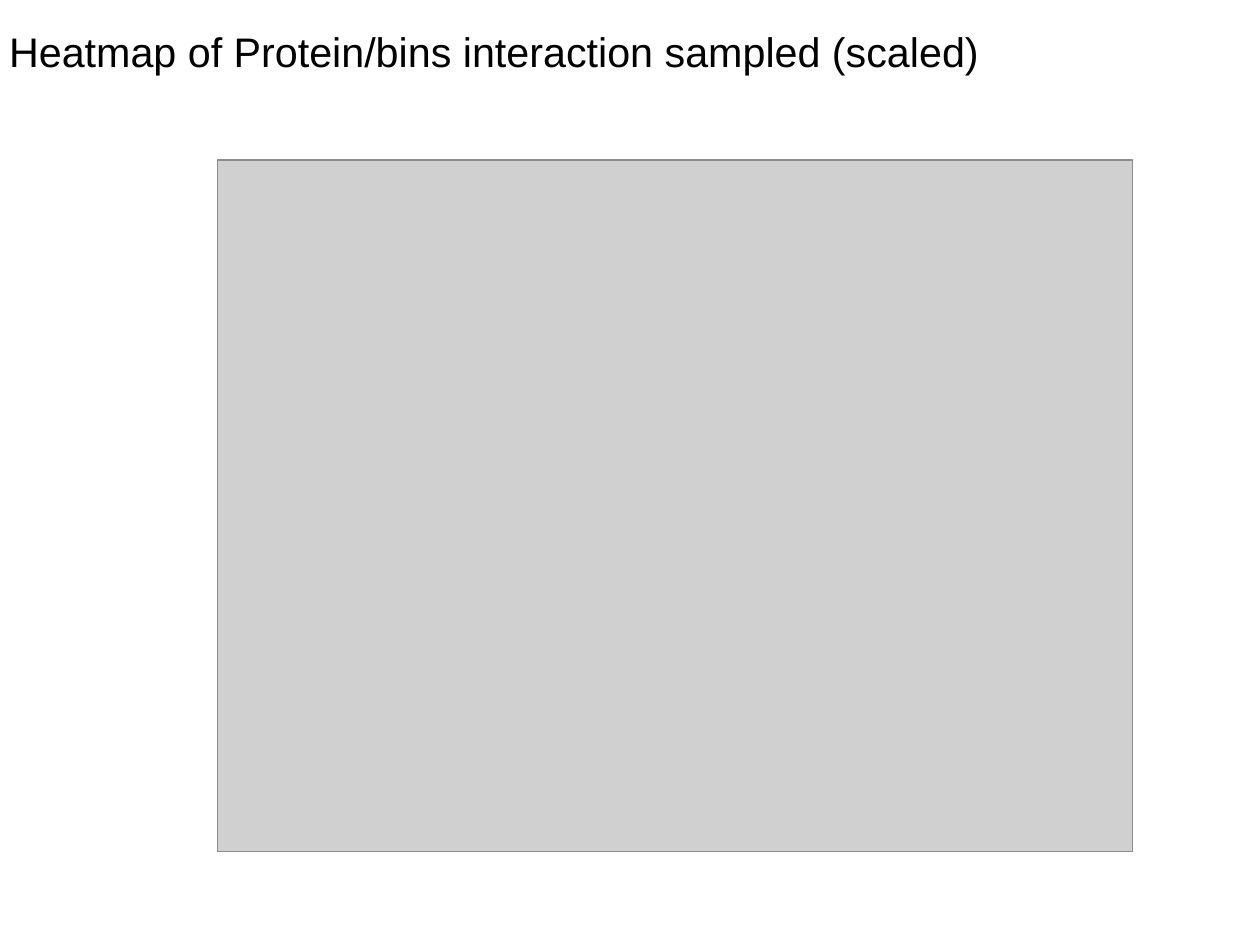
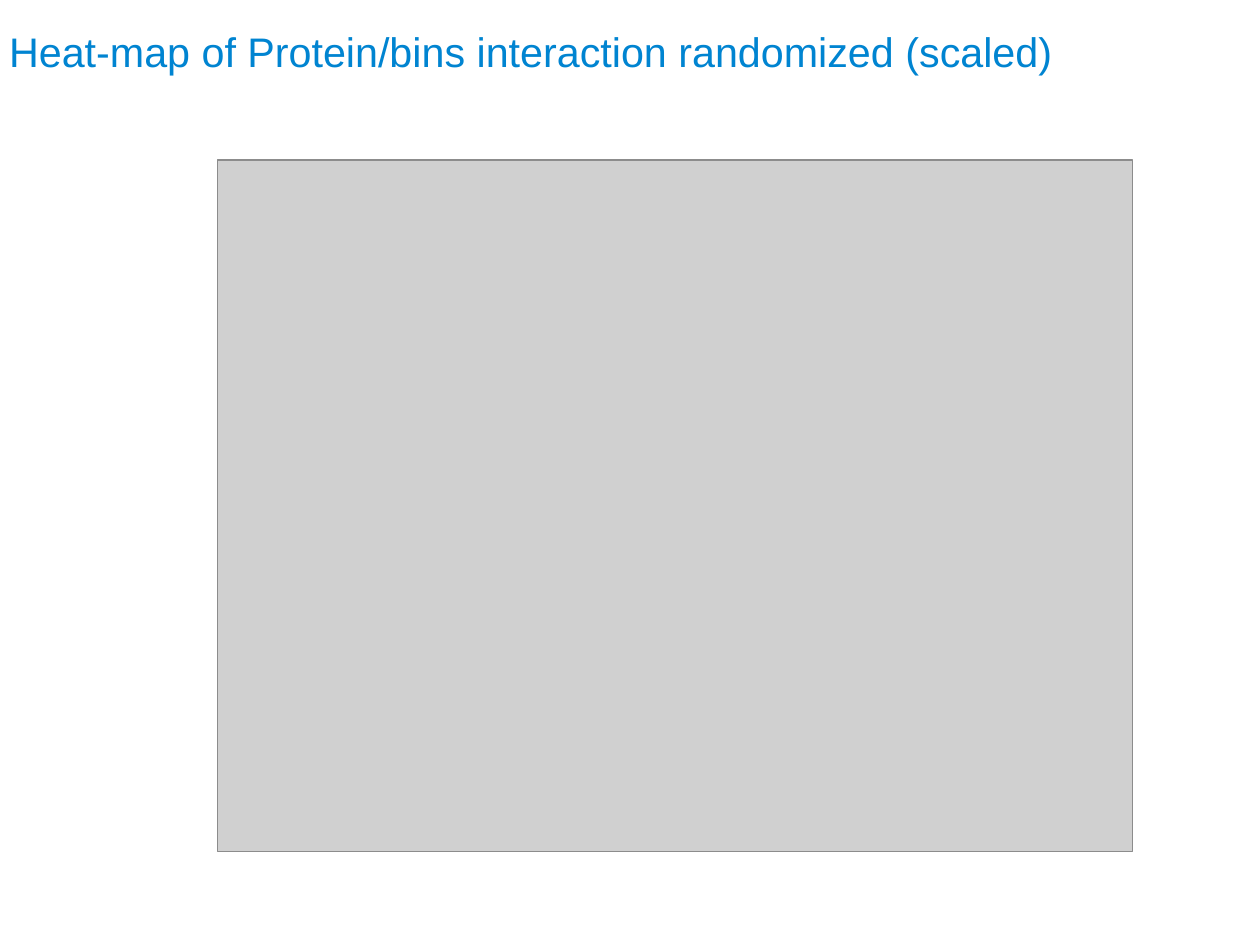
Before and after one commit to tAndreani/IPVARIABLE, a slide deck: slide 11 of Reports/Interactions.Heatmap.odp (slide 5 before the commit). Drawn at 1260x945 pixels with LibreOffice and Linux fonts; fonts in the diff are those of the drawing; grey boxes stand for pictures. Boxes give left, top, right and bottom in pixels: in the first picture for what was removed or moved away, otherwise in the second. Text is boxed around its words. In the diff, an @@ line names an element or a change of style, - is before the commit and + after.

```diff
--- a/Reports/Interactions.Heatmap.odp
+++ b/Reports/Interactions.Heatmap.odp
@@ title at (x1=9, y1=37, x2=1052, y2=76): text changed; text colour #000000 to #0084D1 @@
-Heatmap of Protein/bins interaction sampled (scaled)
+Heat-map of Protein/bins interaction randomized (scaled)
```
Also in this commit, not shown: 2 other slides changed, 8 slides added, 2 slides removed, 3 other files.
